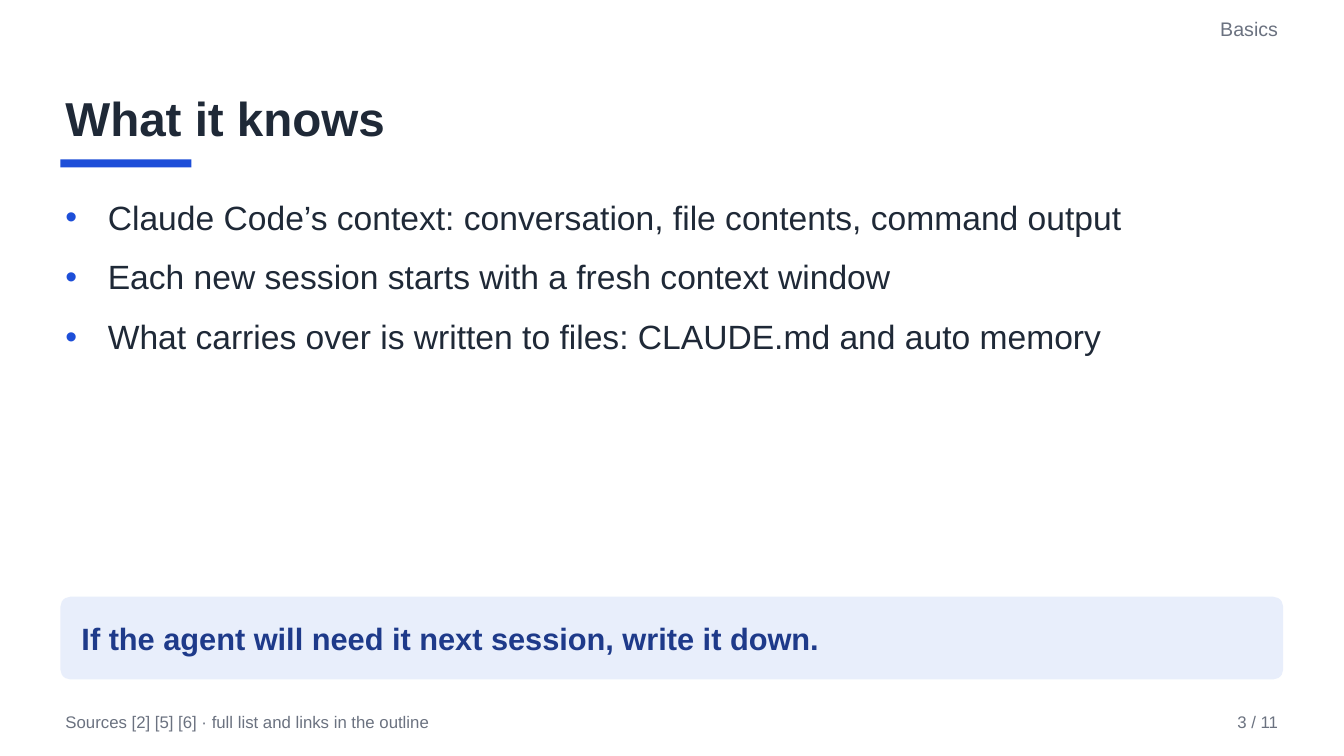
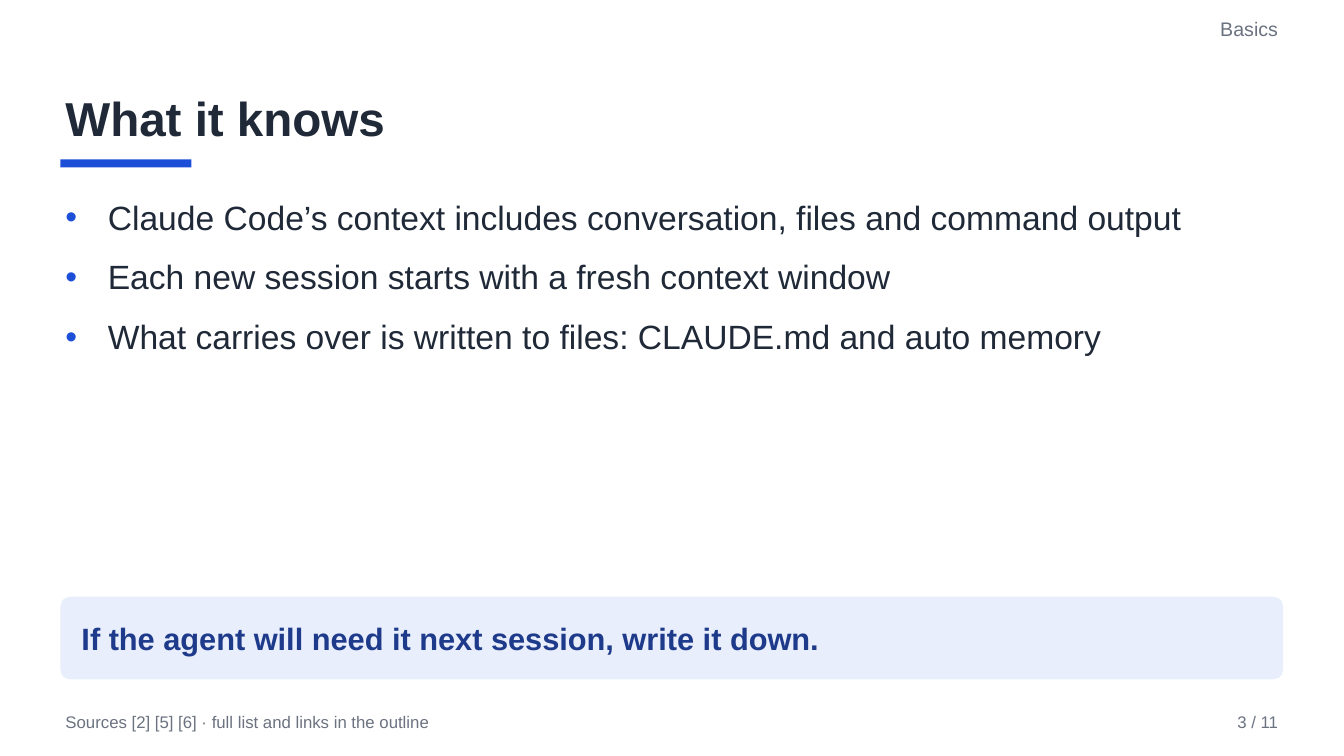
Before and after one commit to AnilKerai/applied-ai-handbook, a slide deck: slide 3 of 4-build/talk-working-with-coding-agents.pptx. Drawn at 1344x756 pixels with LibreOffice and Linux fonts; fonts in the diff are those of the drawing. Boxes give left, top, right and bottom in pixels: in the first picture for what was removed or moved away, otherwise in the second. Text is boxed around its words. In the diff, an @@ line names an element or a change of style, - is before the commit and + after.

```diff
--- a/4-build/talk-working-with-coding-agents.pptx
+++ b/4-build/talk-working-with-coding-agents.pptx
@@ text at (108, 205, 1181, 237): text changed @@
-• Claude Code’s context: conversation, file contents, command output
+• Claude Code’s context includes conversation, files and command output
```
Also in this commit, not shown: 6 other slides changed, 1 other file.
